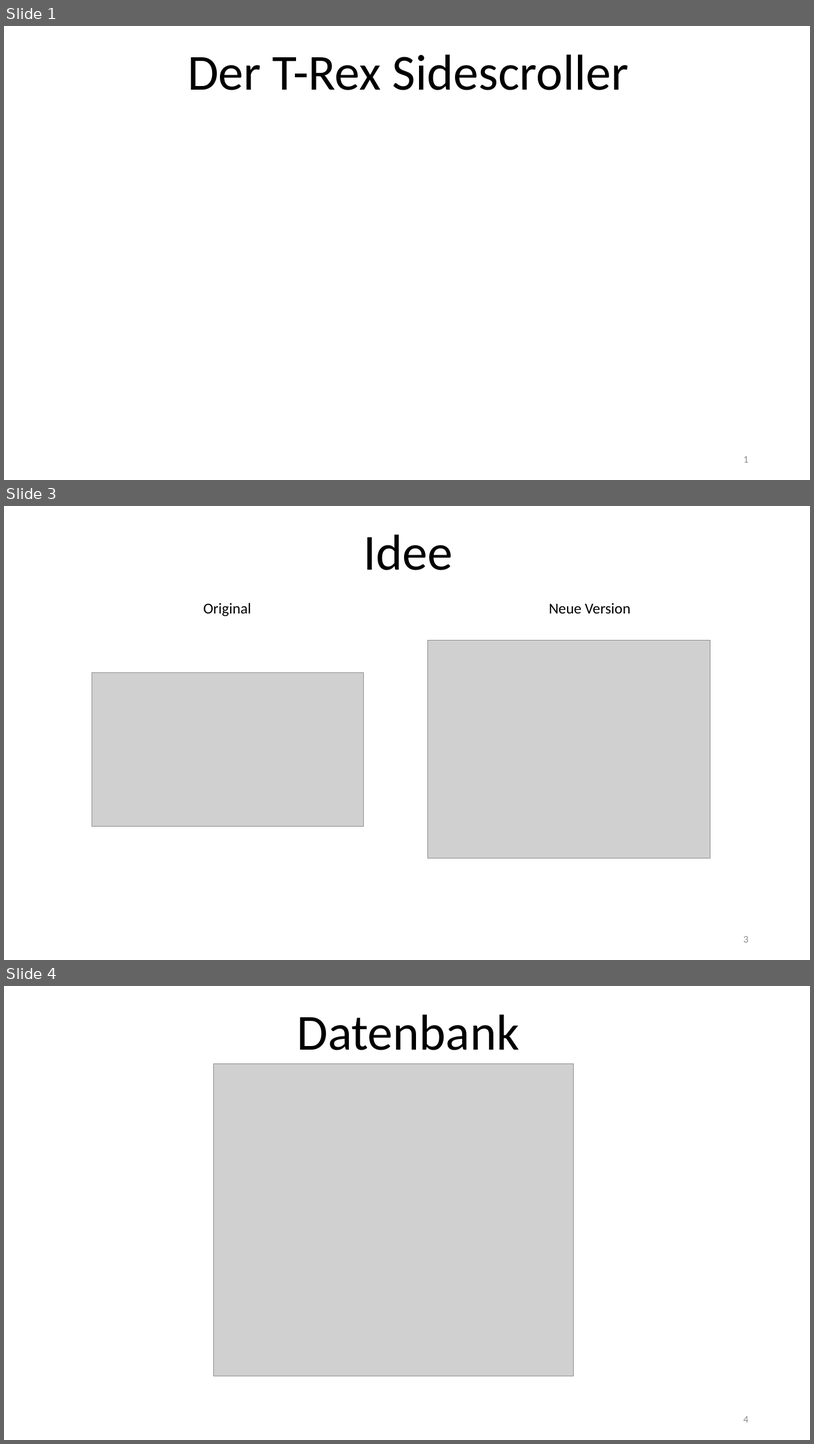
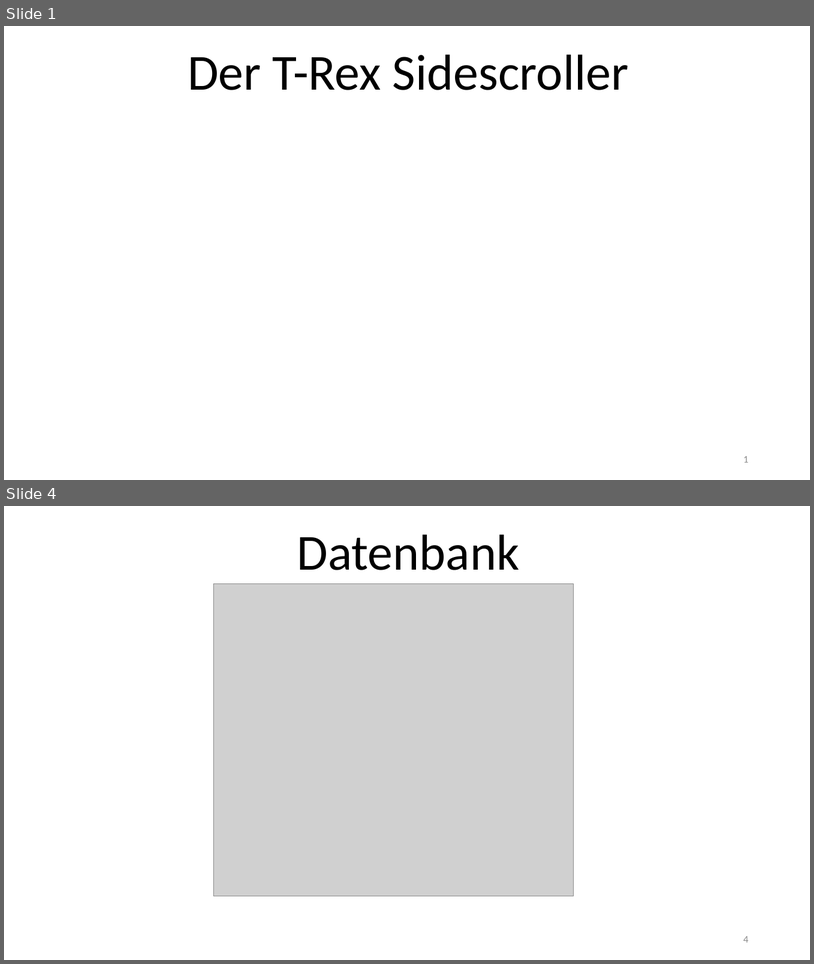
Before and after one commit to TobiasDrees/TrexSideScroller, a slide deck: Präsentation/Sidescroller.pptx. Shown one above the other, each under a label of ours: slides 1, 3 and 4 before the commit, slides 1 and 4 after it; the slides between them are not shown. The pictures are 814x1444 and 814x964 pixels, drawn with LibreOffice and Linux fonts; fonts in the diff are those of the drawing; grey boxes stand for pictures; background and template pictures are left out. Boxes give left, top, right and bottom in pixels: in the first picture for what was removed or moved away, otherwise in the second. Text is boxed around its words. In the diff, an @@ line names an element or a change of style, - is before the commit and + after.

```diff
--- a/Präsentation/Sidescroller.pptx
+++ b/Präsentation/Sidescroller.pptx
@@ slide 3 removed at bbox=[4, 506, 810, 960], background picture (left out) @@
@@ title removed at bbox=[364, 534, 453, 570] @@
-Idee
@@ text removed at bbox=[203, 603, 251, 616] @@
-Original
@@ text removed at bbox=[549, 603, 631, 614] @@
-Neue Version
@@ picture removed at bbox=[428, 640, 711, 858] @@
@@ picture removed at bbox=[92, 672, 364, 825] @@
@@ page number removed at bbox=[744, 936, 749, 942] @@
-3
```
Also in this commit, not shown: 1 slide changed, 3 slides added.
